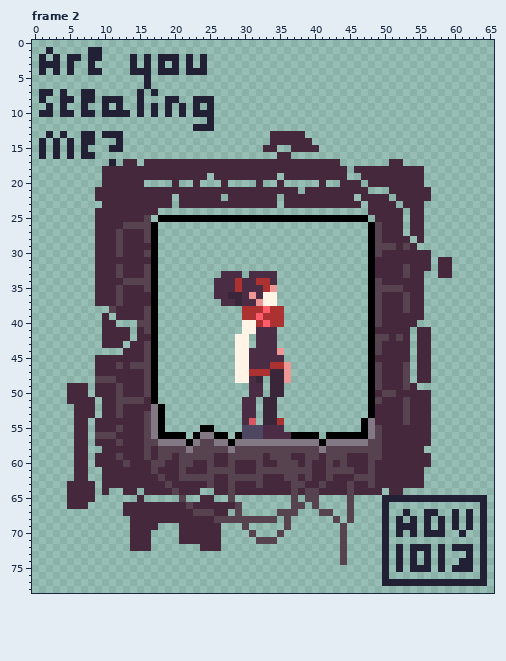
A animated GIF sprite gets an edit: images/landing.gif. Above, as it was before the edit.
The file is 264x316 pixels, drawn in blocks of 4x4; one block is one cell here. Colours within 5 levels of each other are drawn and written as one. Shown: frame 2. The commit also changed other frames, which this record leaves out.
After the commit:
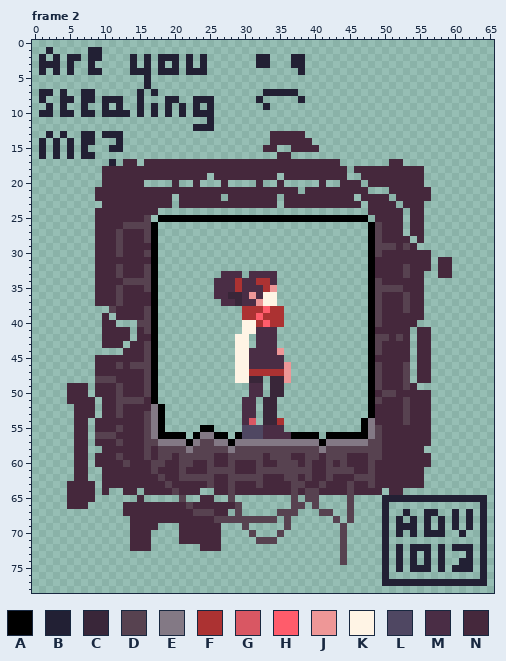
Palette (. is transparent): A #000000  B #222034  C #392639  D #574250  E #837985  F #ac3232  G #d95763  H #ff5c6b  J #ee9797  K #fff4e5  L #4f4762  M #4a2d45  N #45283c
Edits made:
Frame 2:
y 2..3: x 32..33 .. -> BB; x 37..38 .. -> BB
y 4: x 38 . -> B
y 7: x 33..37 ..... -> BBBBB
y 8: x 32 . -> B; x 38 . -> B
y 9: x 33 . -> B
y 46: x 34..35 FF -> MM
y 47: x 34..35 CC -> FF
y 48: x 31 M -> C
Boxes around the changes in both pictures, in picture pixels (x1, y1, x2, y2):
added: (256, 54, 305, 110)
changed: (249, 362, 284, 383)
